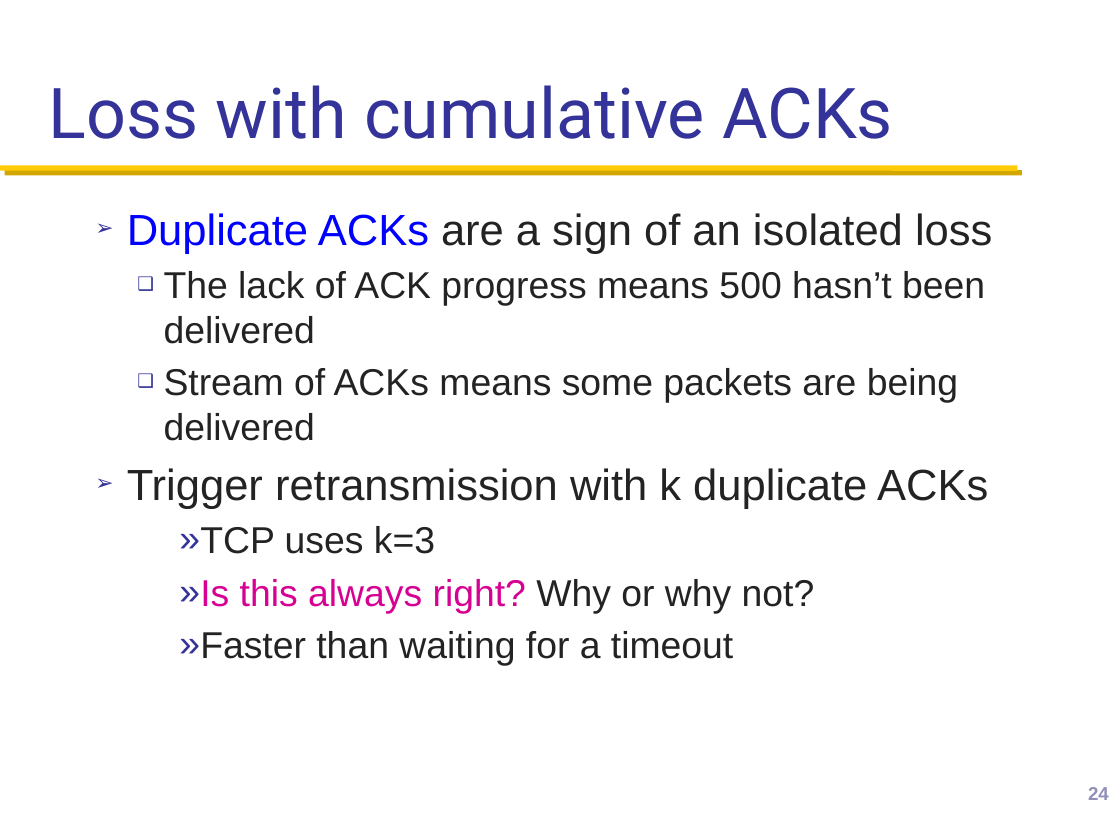
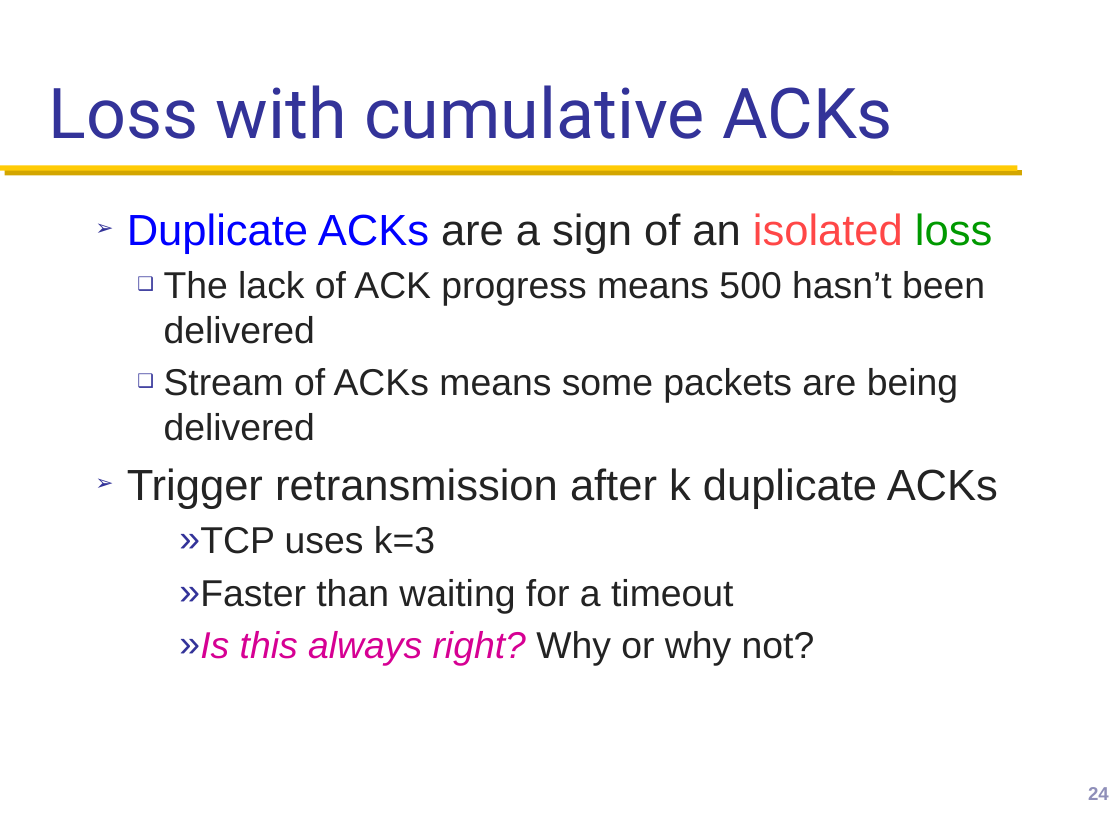
Before and after one commit to henryhxu/CSCI4430-ESTR4120, a slide deck: slide 24 of lectures/lec7.pptx. Drawn at 1120x840 pixels with LibreOffice and Linux fonts; fonts in the diff are those of the drawing; background and template pictures are left out. Boxes give left, top, right and bottom in pixels: in the first picture for what was removed or moved away, otherwise in the second. Text is boxed around its words. In the diff, an @@ line names an element or a change of style, - is before the commit and + after.

Commit message:
lec7 revised

```diff
--- a/lectures/lec7.pptx
+++ b/lectures/lec7.pptx
@@ text at (127, 213, 992, 666): text colour #232323 to #FF4747 in "isolated"; text colour #232323 to #009900 in "loss"; italic on in "Is this always right?" @@
@@ text at (127, 468, 998, 509): text changed @@
-➢ Trigger retransmission with k duplicate ACKs
+➢ Trigger retransmission after k duplicate ACKs
@@ text at (179, 579, 733, 613): paragraph added @@
+    » Faster than waiting for a timeout
@@ text at (179, 631, 733, 666): paragraph removed @@
-    » Faster than waiting for a timeout
```
Also in this commit, not shown: 5 other slides changed, 1 slide added.
